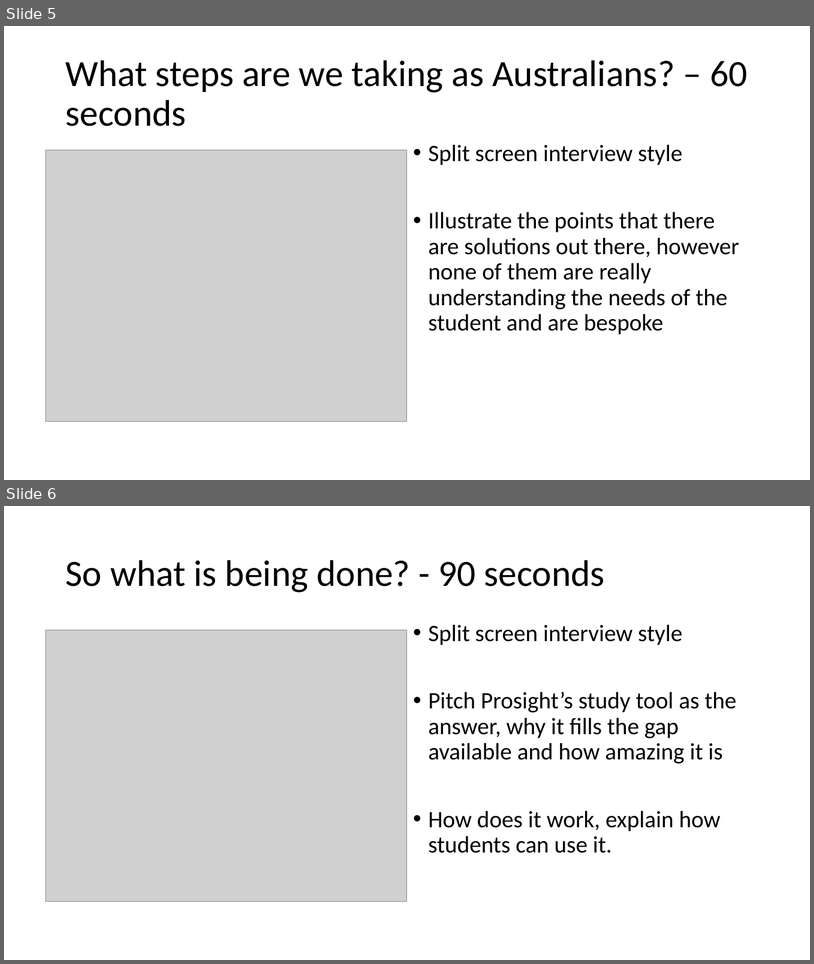
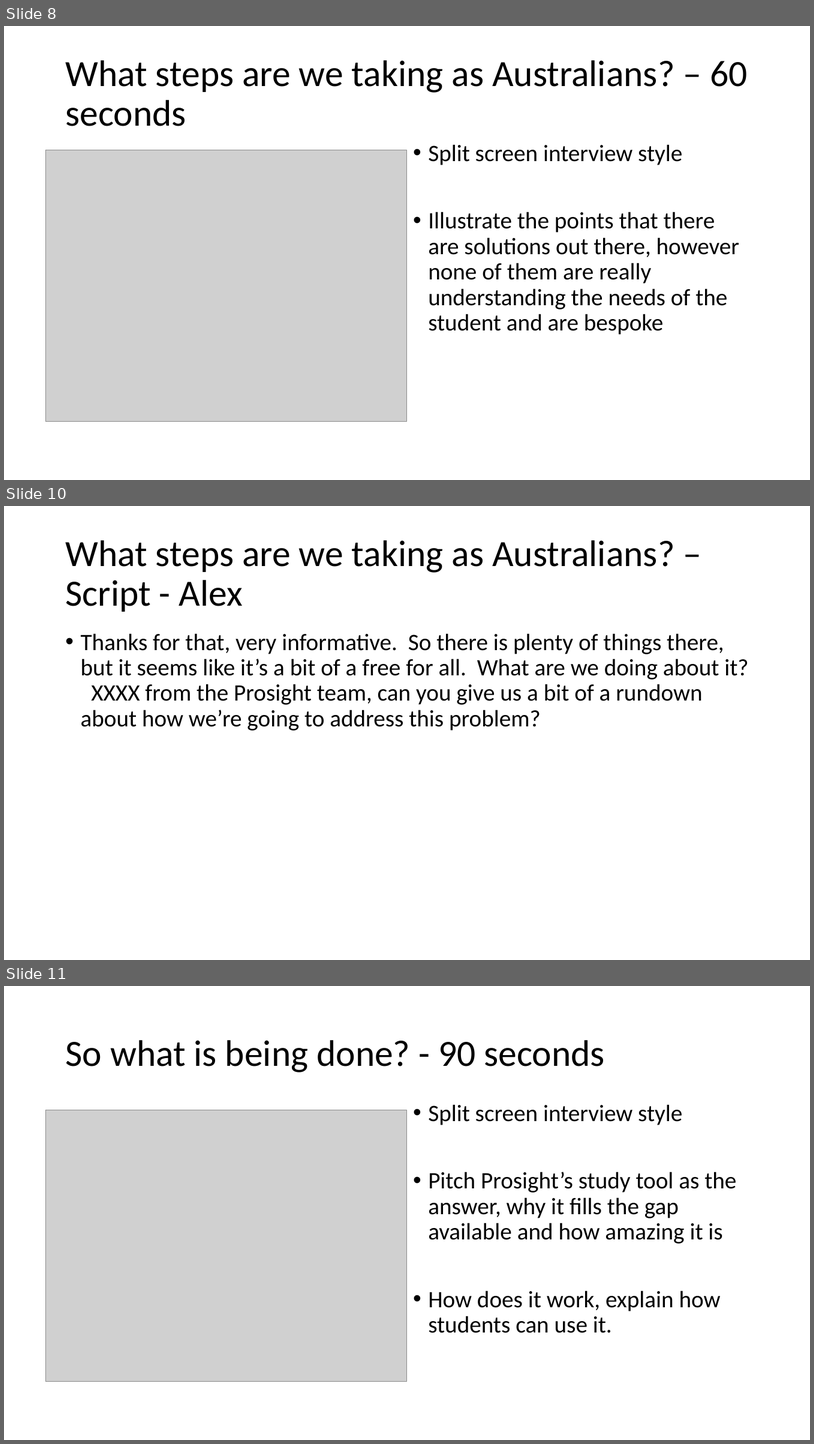
Before and after one commit to Brandon-M-Tech/Project-Assignment-3, a slide deck: storyboard-draft.pptx. Shown one above the other, each under a label of ours: slides 5 and 6 before the commit, slides 8, 10 and 11 after it; the slides between them are not shown. The pictures are 814x964 and 814x1444 pixels, drawn with LibreOffice and Linux fonts; fonts in the diff are those of the drawing; grey boxes stand for pictures. Boxes give left, top, right and bottom in pixels: in the first picture for what was removed or moved away, otherwise in the second. Text is boxed around its words. In the diff, an @@ line names an element or a change of style, - is before the commit and + after.

Commit message:
updated storyboard with draft script

```diff
--- a/storyboard-draft.pptx
+++ b/storyboard-draft.pptx
@@ slide 10 added at (x1=4, y1=506, x2=810, y2=960), background #FFFFFF @@
@@ title added at (x1=65, y1=540, x2=675, y2=612), 44 pt, text #000000 @@
+What steps are we taking as Australians? – Script - Alex
@@ text added at (x1=81, y1=633, x2=749, y2=730), 28 pt, text #000000 @@
+• Thanks for that, very informative. So there is plenty of things there, but it seems like it’s a bit of a free for all. What are we doing about it? XXXX from the Prosight team, can you give us a bit of a rundown about how we’re going to address this problem?
@@ what was slide 5 is now slide 8 @@
@@ what was slide 6 is now slide 11 @@
```
Also in this commit, not shown: 10 other slides added.
